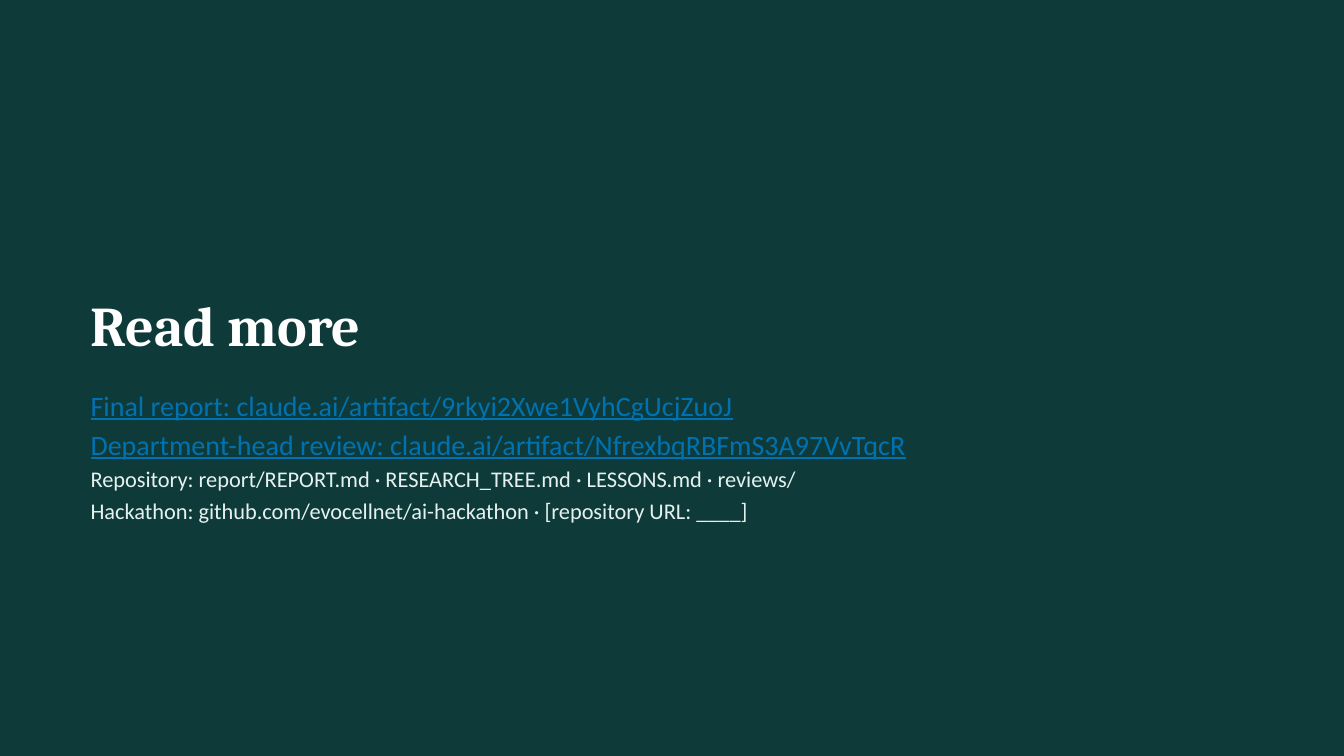
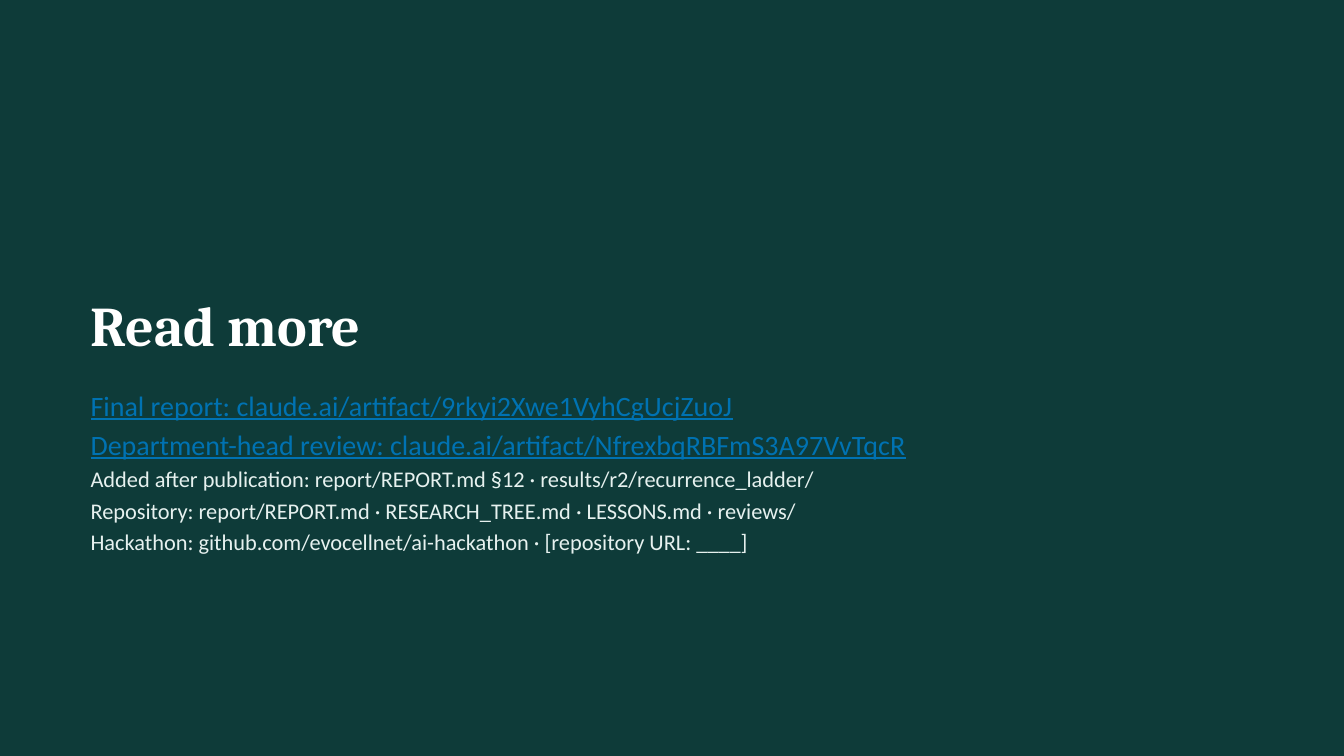
Before and after one commit to evocellnet/hackathon-phase2-multicellularity, a slide deck: slide 71 of report/slides/multicellularity_experiment.pptx (slide 69 before the commit). Drawn at 1344x756 pixels with LibreOffice and Linux fonts; fonts in the diff are those of the drawing; background and template pictures are left out. Boxes give left, top, right and bottom in pixels: in the first picture for what was removed or moved away, otherwise in the second. Text is boxed around its words. In the diff, an @@ line names an element or a change of style, - is before the commit and + after.

```diff
--- a/report/slides/multicellularity_experiment.pptx
+++ b/report/slides/multicellularity_experiment.pptx
@@ text at [91,471,813,491]: paragraph added @@
+Added after publication: report/REPORT.md §12 · results/r2/recurrence_ladder/
```
Also in this commit, not shown: 2 slides added, 5 other files.
